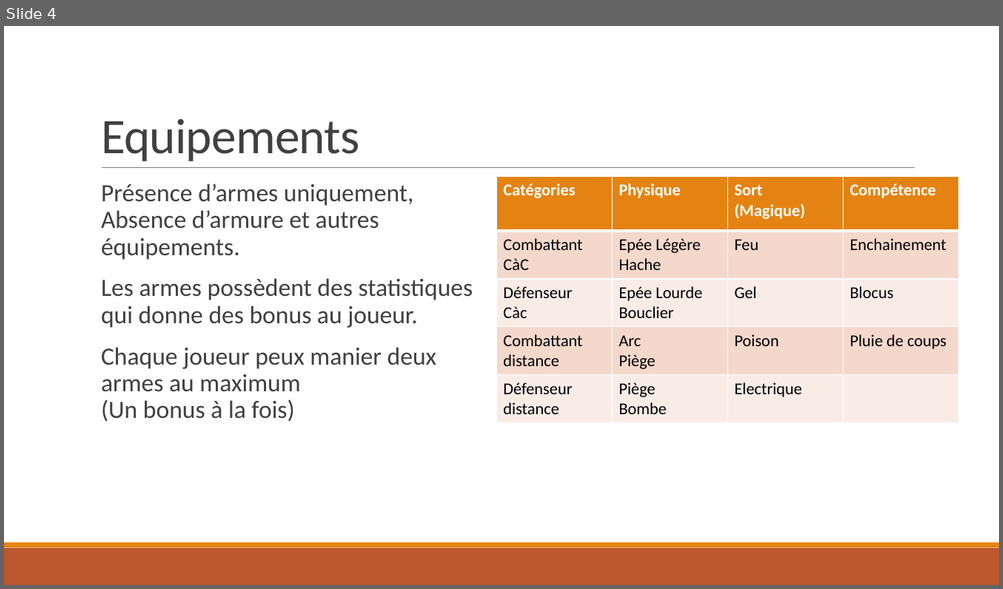
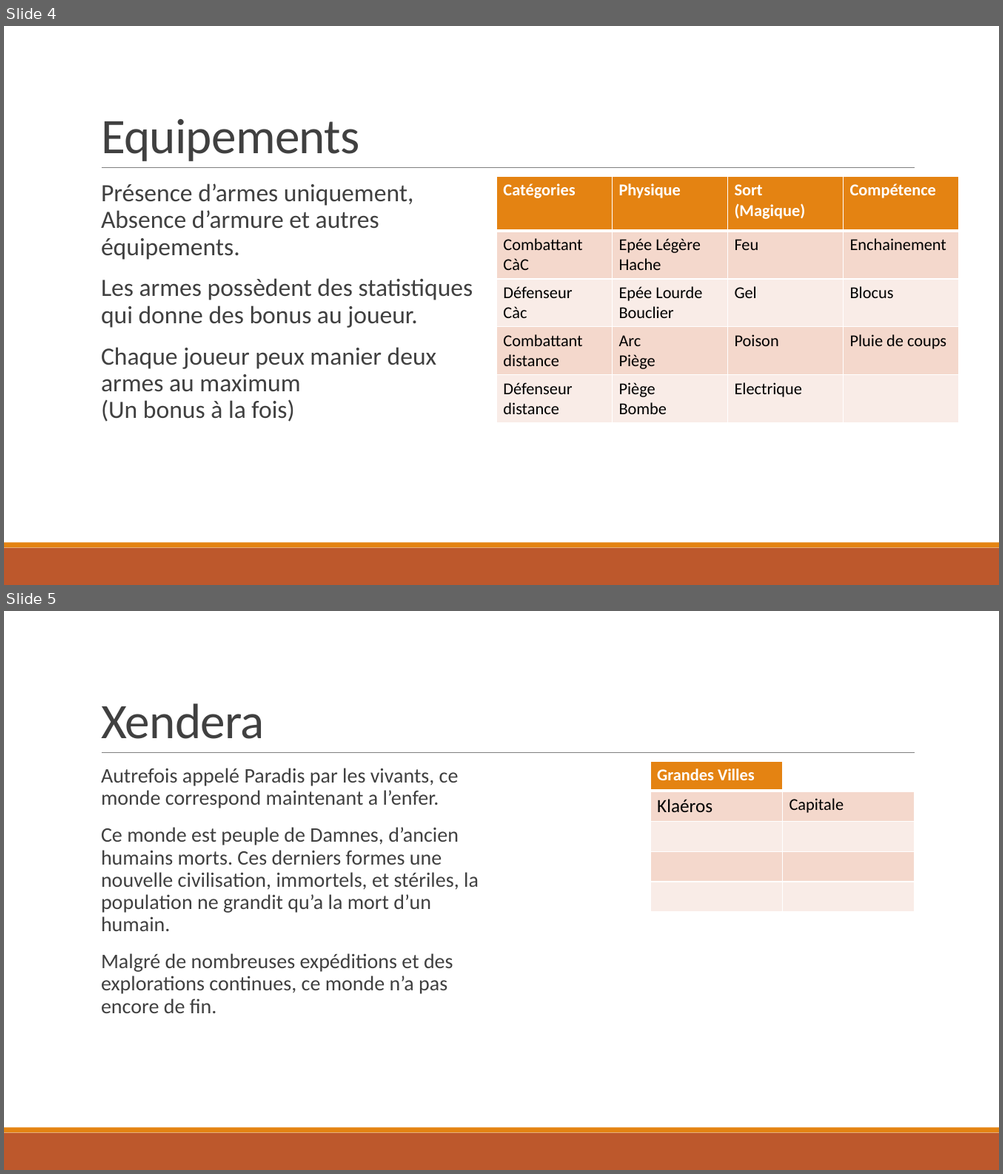
Before and after one commit to NCarrez/JdR-DeadSpells, a slide deck: 00 - Presentation.pptx. Shown one above the other, each under a label of ours: slide 4 before the commit, slides 4 and 5 after it. The pictures are 1003x589 and 1003x1174 pixels, drawn with LibreOffice and Linux fonts; fonts in the diff are those of the drawing. Boxes give left, top, right and bottom in pixels: in the first picture for what was removed or moved away, otherwise in the second. Text is boxed around its words. In the diff, an @@ line names an element or a change of style, - is before the commit and + after.

```diff
--- a/00 - Presentation.pptx
+++ b/00 - Presentation.pptx
@@ slide 5 added at (x1=4, y1=611, x2=999, y2=1170), background #FFFFFF; not listed: 3 template elements that a slide beside it also shows @@
@@ title added at (x1=101, y1=703, x2=264, y2=739), 48 pt, text #404040 @@
+Xendera
@@ table added at (x1=650, y1=762, x2=914, y2=912), 5 rows, 2 columns @@
+Grandes Villes | 
+Klaéros | Capitale
+ | 
+ | 
+ | 
@@ text added at (x1=101, y1=768, x2=478, y2=1014), 20 pt, text #404040 @@
+  Autrefois appelé Paradis par les vivants, ce monde correspond maintenant a l’enfer.
+  Ce monde est peuple de Damnes, d’ancien humains morts. Ces derniers formes une nouvelle civilisation, immortels, et stériles, la population ne grandit qu’a la mort d’un humain.
+  Malgré de nombreuses expéditions et des explorations continues, ce monde n’a pas encore de fin.
```
Also in this commit, not shown: 10 other slides added.
